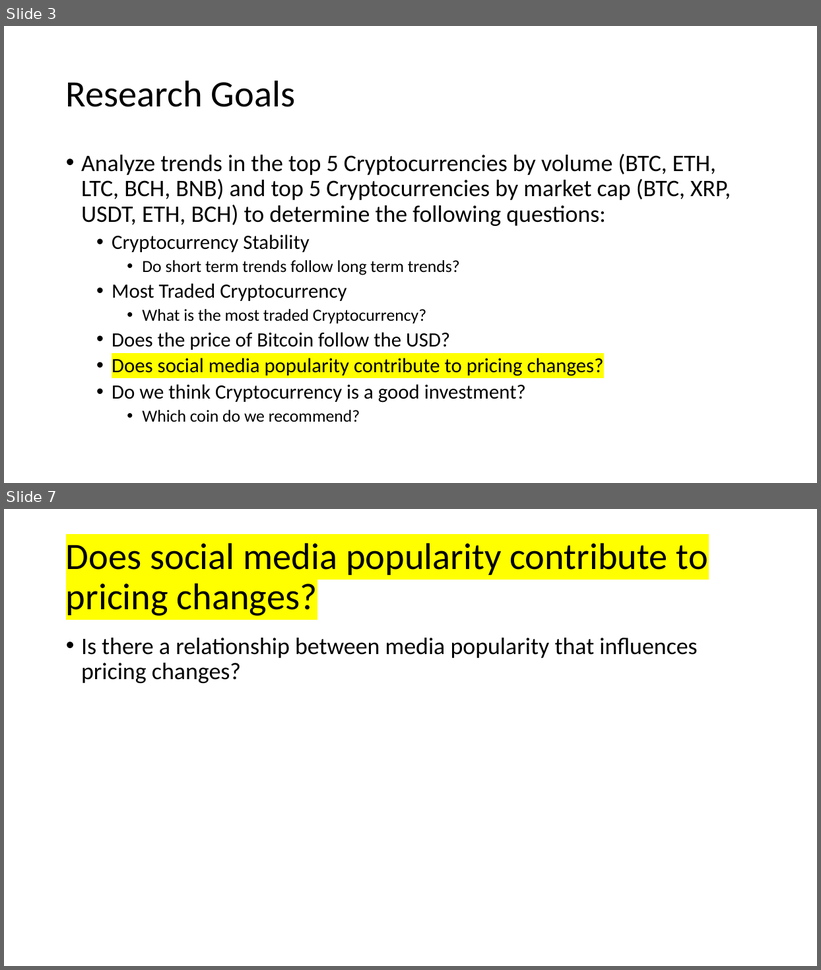
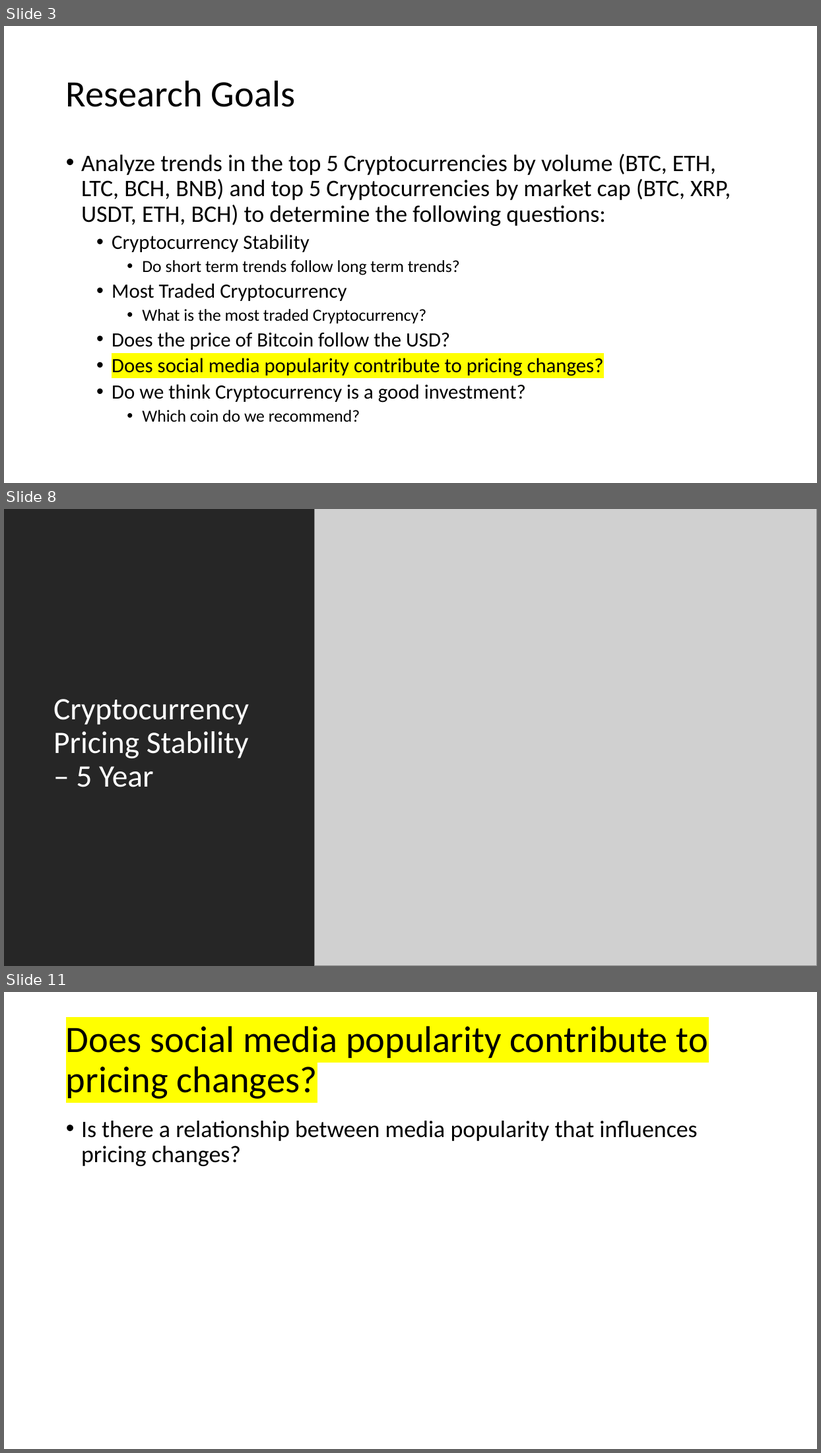
Before and after one commit to sarahheavner/Project1, a slide deck: Cryptocurrency_Presentation.pptx. Shown one above the other, each under a label of ours: slides 3 and 7 before the commit, slides 3, 8 and 11 after it; the slides between them are not shown. The pictures are 821x970 and 821x1453 pixels, drawn with LibreOffice and Linux fonts; fonts in the diff are those of the drawing; grey boxes stand for pictures. Boxes give left, top, right and bottom in pixels: in the first picture for what was removed or moved away, otherwise in the second. Text is boxed around its words. In the diff, an @@ line names an element or a change of style, - is before the commit and + after.

```diff
--- a/Cryptocurrency_Presentation.pptx
+++ b/Cryptocurrency_Presentation.pptx
@@ slide 8 added at box(4, 509, 817, 966), background #FFFFFF @@
@@ rectangle added at box(4, 509, 336, 966), fill #262626 @@
@@ picture added at box(314, 509, 817, 966) @@
@@ title added at box(54, 699, 249, 788), 37 pt, text #FFFFFF @@
+Cryptocurrency Pricing Stability – 5 Year
@@ what was slide 7 is now slide 11 @@
```
Also in this commit, not shown: 4 slides changed, 3 other slides added, 1 other file.
